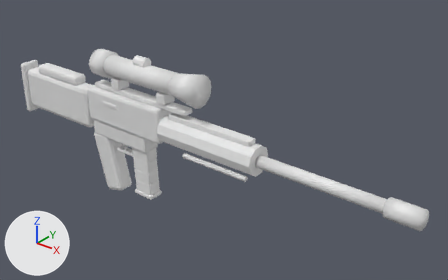
Renders of the FBX model Tools/Art/Weapons/SM_RuneDMR.fbx from each side of a commit.
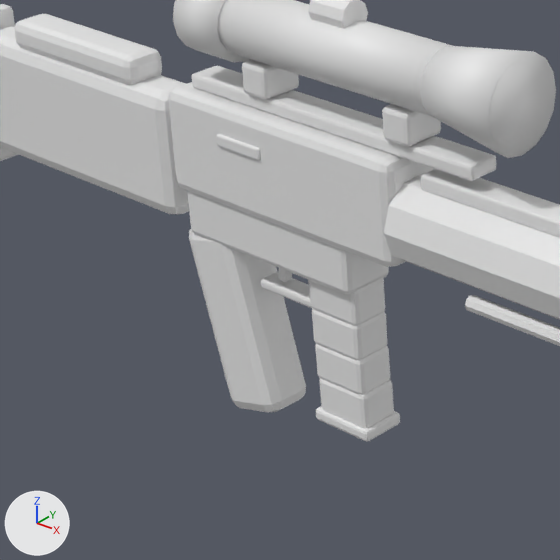
There are two pictures of each version: one whole from a camera (50 mm lens) standing at (1.274, -1.075, 0.821) and looking at (0.355, 0.075, 0.108), one close up on the part from 8% to 47% of the width and 21% to 85% of the height. Every picture has the same lights, and +X, +Y and +Z are marked at lower left. The first two pictures are the older version.

Names of what the first close-up shows: 'SM_RuneDMR'.
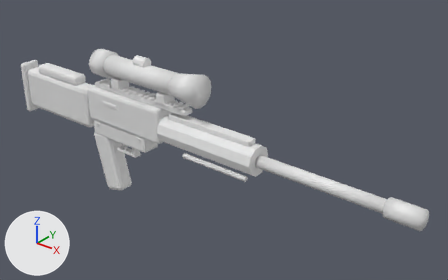
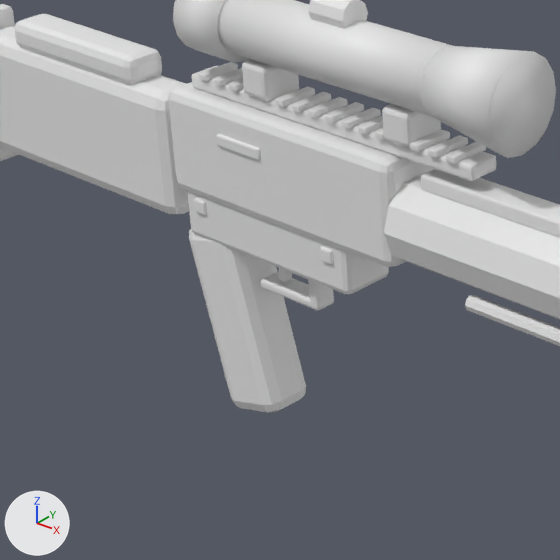
What differs and where, as boxes (x1, y1, x2, y2) in the close-ups (560 x 560 px; the box of a moved part takes in the faces that stretch with it):
'SM_RuneDMR', reshaped: before (0, 0, 560, 441); after (0, 0, 560, 412)
part 1 of me_sm_runedmr, moved or reshaped: before (316, 406, 400, 441); after (198, 62, 238, 81)
part 2 of me_sm_runedmr, added: after (213, 68, 243, 86)
part 3 of me_sm_runedmr, added: after (228, 78, 244, 91)
part 4 of me_sm_runedmr, deleted: before (315, 344, 390, 395)
part 5 of me_sm_runedmr, deleted: before (312, 309, 387, 361)
part 6 of me_sm_runedmr, deleted: before (309, 278, 385, 326)
part 7 of me_sm_runedmr, deleted: before (319, 379, 394, 428)
part 8 of me_sm_runedmr, added: after (194, 67, 486, 264)

What the commit changed:
me_sm_runedmr is used by ob_sm_runedmr; location (0.0, 0.0, 0.0).
me_sm_runedmr had 1376 vertices, 1206 faces and spanned x -0.38..0.932, y -0.043..0.043, z -0.132..0.31.
me_sm_runedmr now has 2216 vertices, 2016 faces and spans x -0.38..0.932, y -0.043..0.043, z -0.132..0.31.
me_sm_runedmr part 1: the loose piece of 56 vertices spanning x 0.1..0.168, y -0.022..0.022, z -0.102..-0.09 is scaled about its middle by (0.134, 0.908, 0.53), then moved by (-0.154, 0.0, 0.302), in mat_w_body (white #e7e7e7).
me_sm_runedmr part 2: the loose piece of 56 vertices spanning x 0.01..0.065, y -0.034..0.034, z 0.152..0.164 is copied, and the copy is scaled about its middle by (0.164, 0.564, 0.479), then moved by (-0.037, 0.0, 0.048), in mat_w_body (white #e7e7e7); it spans x -0.005..0.005, y -0.02..0.02, z 0.203..0.209.
me_sm_runedmr part 3: the loose piece of 56 vertices spanning x 0.01..0.065, y -0.034..0.034, z 0.152..0.164 is copied, and the copy is scaled about its middle by (0.164, 0.564, 0.479), then moved by (-0.017, 0.0, 0.048), in mat_w_body (white #e7e7e7); it spans x 0.015..0.025, y -0.02..0.02, z 0.203..0.209.
me_sm_runedmr part 4: the loose piece of 56 vertices spanning x 0.102..0.162, y -0.02..0.02, z -0.059..-0.02 is deleted.
me_sm_runedmr part 5: the loose piece of 56 vertices spanning x 0.1..0.16, y -0.02..0.02, z -0.024..0.015 is deleted.
me_sm_runedmr part 6: the loose piece of 56 vertices spanning x 0.1..0.16, y -0.02..0.02, z 0.011..0.05 is deleted.
me_sm_runedmr part 7: the loose piece of 56 vertices spanning x 0.104..0.164, y -0.02..0.02, z -0.094..-0.055 is deleted.
me_sm_runedmr part 8: 952 vertices added at x -0.035..0.285, y -0.03..0.03, z 0.073..0.209.
